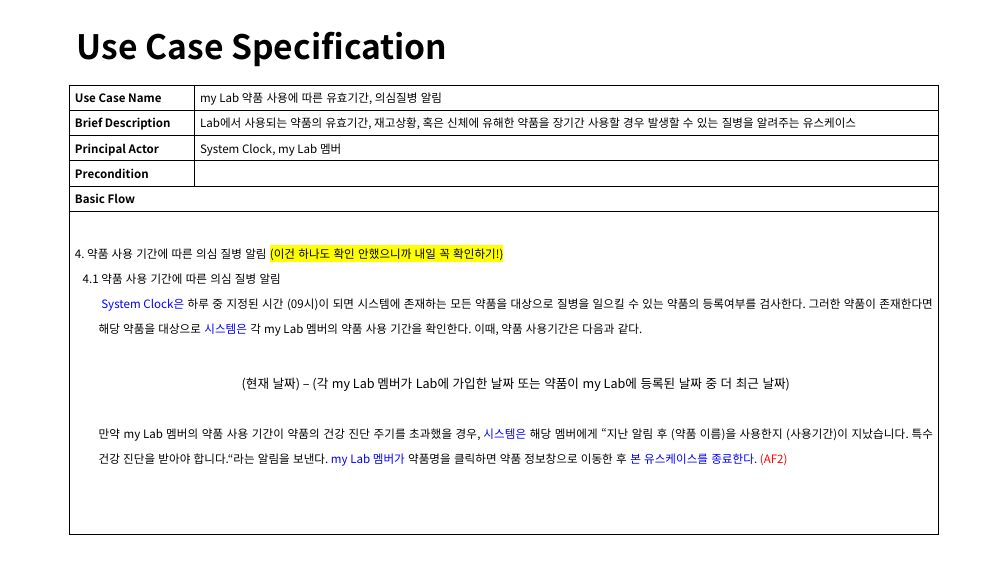
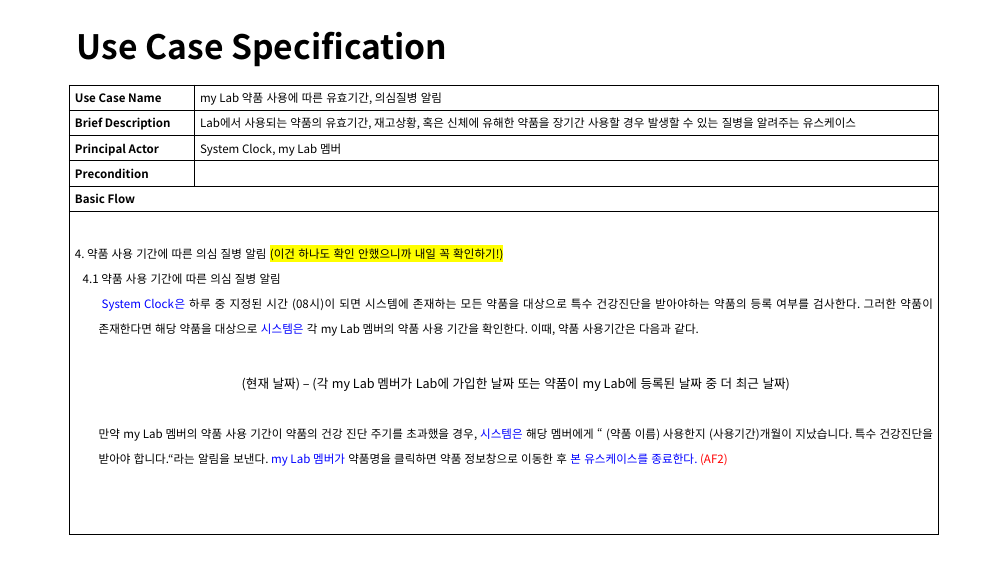
Before and after one commit to jisukim97/ChemicalManagementApplication, a slide deck: slide 24 of Document/4_수정중/SRS/191208 UC Spec - 1번, 2번, 3번, 4번.pptx. Drawn at 1008x567 pixels with LibreOffice and Linux fonts; fonts in the diff are those of the drawing. Boxes give left, top, right and bottom in pixels: in the first picture for what was removed or moved away, otherwise in the second. Text is boxed around its words. In the diff, an @@ line names an element or a change of style, - is before the commit and + after.

```diff
--- a/Document/4_수정중/SRS/191208 UC Spec - 1번, 2번, 3번, 4번.pptx
+++ b/Document/4_수정중/SRS/191208 UC Spec - 1번, 2번, 3번, 4번.pptx
@@ table at bbox=[70, 85, 939, 535] @@
-row 6, column 1: 4. 약품 사용 기간에 따른 의심 질병 알림 (이건 하나도 확인 안했으니까 내일 꼭 확인하기!) / 4.1 약품 사용 기간에 따른 의심 질병 알림 / System Clock은 하루 중 지정된 시간 (09시)이 되면 시스템에 존재하는 모든 약품을 대상으로 질병을 일으킬 수 있는 약품의 등록여부를 검사한다. 그러한 약품이 존재한다면 해당 약품을 대상으로 시스템은 각 my Lab 멤버의 약품 사용 기간을 확인한다. 이때, 약품 사용기간은 다음과 같다. / (현재 날짜) – (각 my Lab 멤버가 Lab에 가입한 날짜 또는 약품이 my Lab에 등록된 날짜 중 더 최근 날짜) / 만약 my Lab 멤버의 약품 사용 기간이 약품의 건강 진단 주기를 초과했을 경우, 시스템은 해당 멤버에게 “지난 알림 후 (약품 이름)을 사용한지 (사용기간)이 지났습니다. 특수 건강 진단을 받아야 합니다.“라는 알림을 보낸다. my Lab 멤버가 약품명을 클릭하면 약품 정보창으로 이동한 후 본 유스케이스를 종료한다. (AF2)
+row 6, column 1: 4. 약품 사용 기간에 따른 의심 질병 알림 (이건 하나도 확인 안했으니까 내일 꼭 확인하기!) / 4.1 약품 사용 기간에 따른 의심 질병 알림 / System Clock은 하루 중 지정된 시간 (08시)이 되면 시스템에 존재하는 모든 약품을 대상으로 특수 건강진단을 받아야하는 약품의 등록 여부를 검사한다. 그러한 약품이 존재한다면 해당 약품을 대상으로 시스템은 각 my Lab 멤버의 약품 사용 기간을 확인한다. 이때, 약품 사용기간은 다음과 같다. / (현재 날짜) – (각 my Lab 멤버가 Lab에 가입한 날짜 또는 약품이 my Lab에 등록된 날짜 중 더 최근 날짜) / 만약 my Lab 멤버의 약품 사용 기간이 약품의 건강 진단 주기를 초과했을 경우, 시스템은 해당 멤버에게 “ (약품 이름) 사용한지 (사용기간)개월이 지났습니다. 특수 건강진단을 받아야 합니다.“라는 알림을 보낸다. my Lab 멤버가 약품명을 클릭하면 약품 정보창으로 이동한 후 본 유스케이스를 종료한다. (AF2)
```
Also in this commit, not shown: 12 other slides changed, 2 other files.
